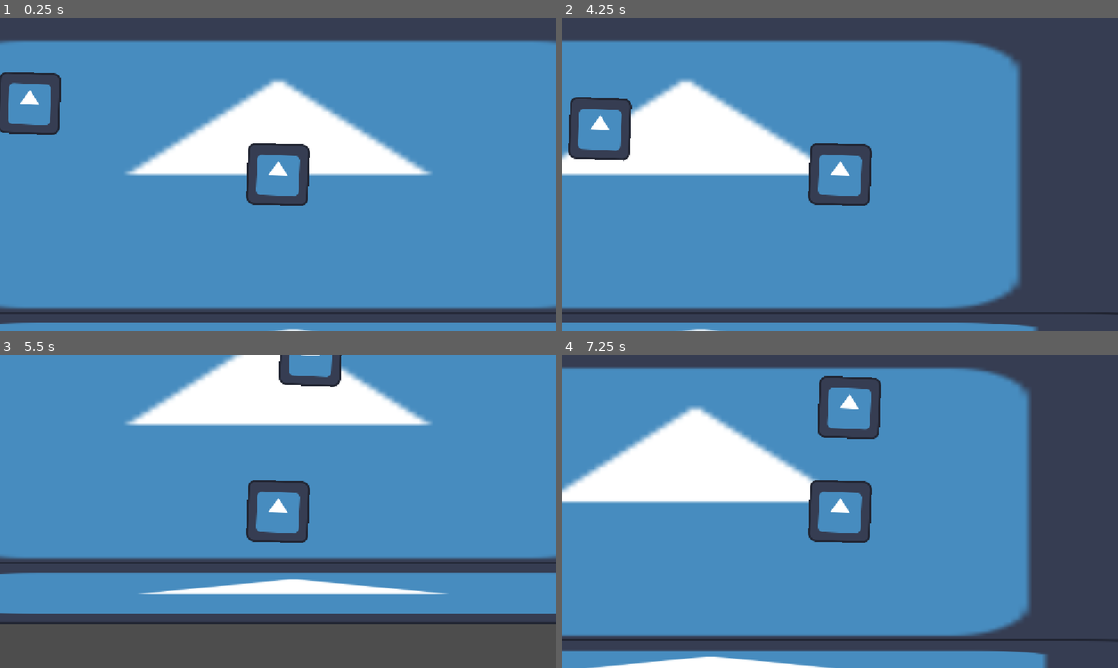
Above: before the commit, frames 1-4 (two rows, left to right).
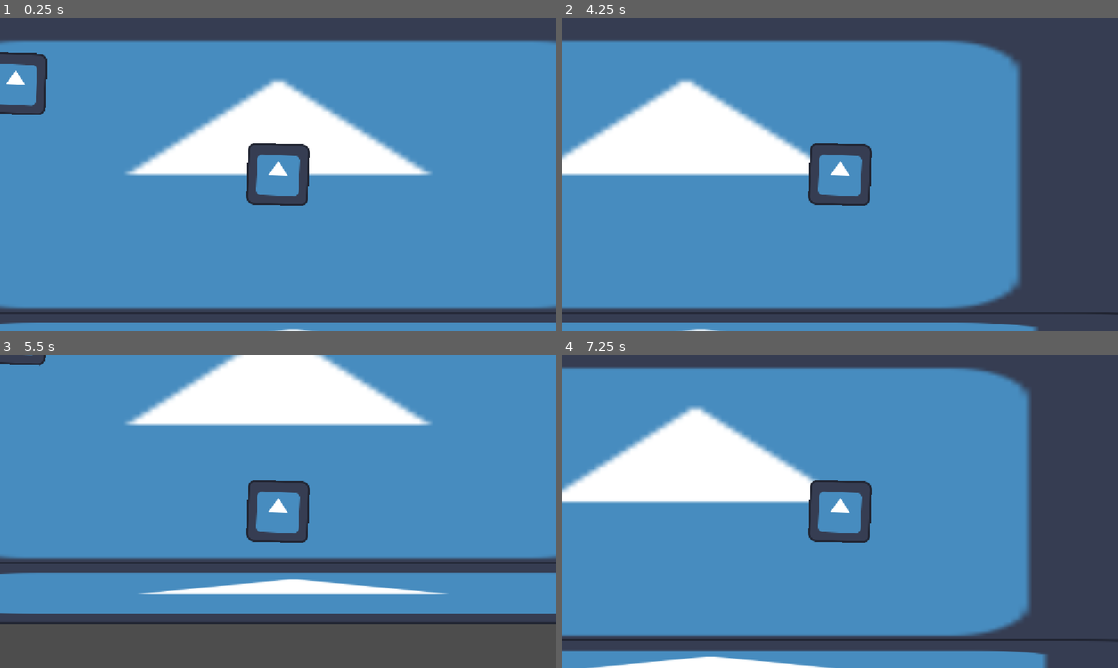
Above: after the commit, the same moments.

Repository: Cesar6112/SpringBall
Game: Godot game, scene res://pureba.tscn
Two runs of this game, one before a commit and one after it. Both use one fixed random seed, a clock stepped at 60 frames per second and the inputs below. The engine's default icon, where the game draws it, is replaced by a stand-in: a white triangle on a blue panel in a dark square.
Inputs:
- Up to frame 1 (0.25 s): no input
- Up to frame 2 (4.25 s): hold Right (ui_right) 0.53-1.28 s; hold Down (ui_down) 1.28-2.03 s; hold Right (ui_right) 2.03-2.78 s; hold Up (ui_up) 2.78-3.53 s; hold Left (ui_left) from 3.53 s (still down)
- Up to frame 3 (5.5 s): release Left (ui_left) at 5.03 s; hold Down (ui_down) from 5.03 s (still down)
- Up to frame 4 (7.25 s): release Down (ui_down) at 5.78 s; hold Right (ui_right) 5.78-6.53 s; hold Up (ui_up) from 6.53 s (still down)

The runs differ from the first frame. In frame 1, 1.9% of the frame differs, in the area x 0-11%, y 10-38%; in frame 2, 1.7%; in frame 3, 1.3%; in frame 4, 1.3%.
Error after the commit: Parse Error: Expected statement, found "extends" instead. (res://enemy.tscn::GDScript_7k104:37)

Commit message:
subo avances

Diff:
--- /dev/null
+++ b/area_2d.gd
@@ -0,0 +1 @@
+extends Area2D
--- a/enemy.tscn
+++ b/enemy.tscn
@@ -36,6 +36,10 @@
 
 func _on_timer_timeout():
 	is_waiting = false
+
+
+
+	extends
 "
 
 [sub_resource type="RectangleShape2D" id="RectangleShape2D_8w0r3"]
@@ -43,16 +47,19 @@
 
 [node name="enemygo xdd" type="CharacterBody2D" unique_id=1468154598]
 script = SubResource("GDScript_7k104")
+speed = 500.0
 
 [node name="Sprite2D" type="Sprite2D" parent="." unique_id=338102852]
 rotation = 0.034906585
 texture = ExtResource("1_7k104")
 
-[node name="CollisionShape2D" type="CollisionShape2D" parent="." unique_id=740069366]
+[node name="Timer" type="Timer" parent="." unique_id=258419730]
+wait_time = 2.0
+
+[node name="Area2D" type="Area2D" parent="." unique_id=632005830]
+
+[node name="CollisionShape2D" type="CollisionShape2D" parent="Area2D" unique_id=740069366]
 position = Vector2(0.5, 1)
 shape = SubResource("RectangleShape2D_8w0r3")
 
-[node name="Timer" type="Timer" parent="." unique_id=258419730]
-wait_time = 2.0
-
 [connection signal="timeout" from="Timer" to="." method="_on_timer_timeout"]
Not shown, added: area_2d.gd.uid
